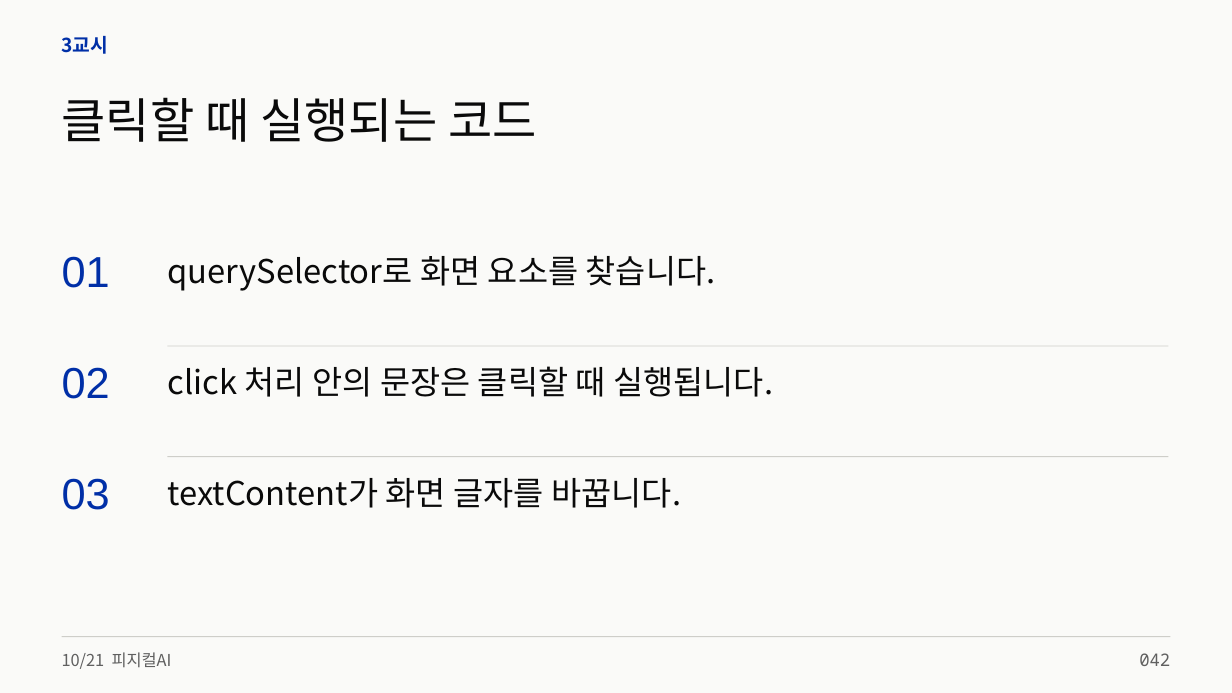
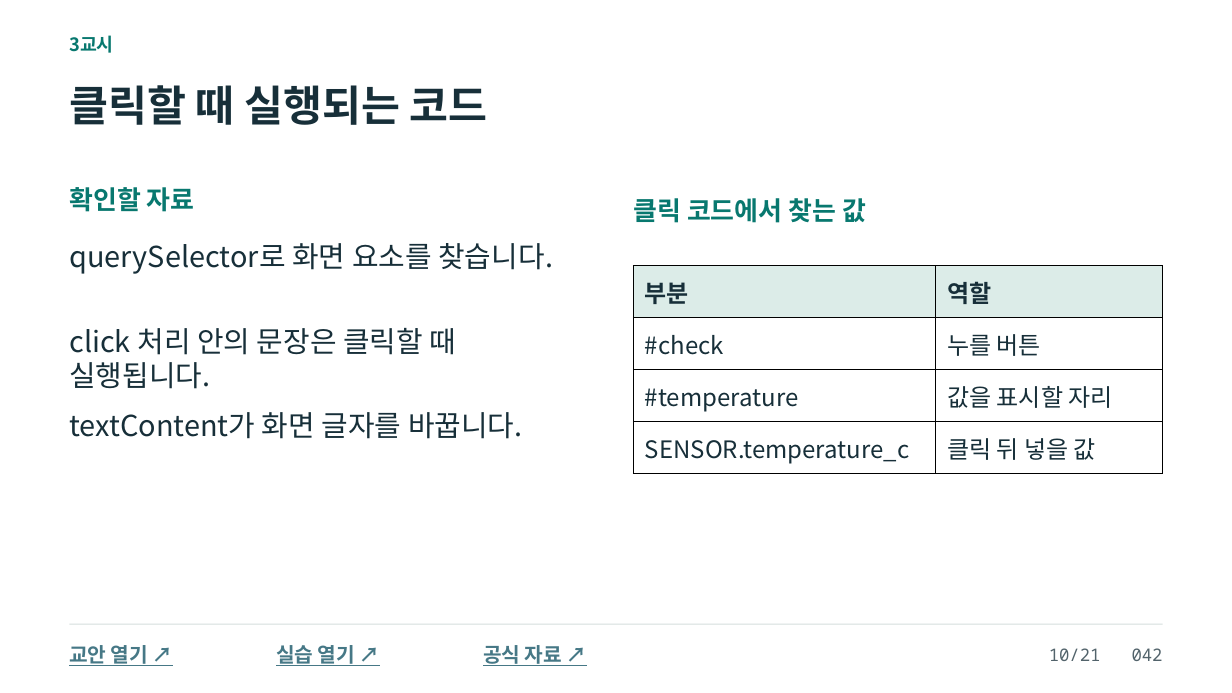
Before and after one commit to zeusk302-png/kdigital-physical-ai, a slide deck: slide 42 of downloads/2026-10-21/readable-slides.pptx. Drawn at 1232x693 pixels with LibreOffice and Linux fonts; fonts in the diff are those of the drawing. Boxes give left, top, right and bottom in pixels: in the first picture for what was removed or moved away, otherwise in the second. Text is boxed around its words. In the diff, an @@ line names an element or a change of style, - is before the commit and + after.

Commit message:
Redesign teaching decks using commercial examples and clickable resources

```diff
--- a/downloads/2026-10-21/readable-slides.pptx
+++ b/downloads/2026-10-21/readable-slides.pptx
@@ background #FAFAF8 to #FFFFFF @@
@@ text "3교시": place and size @@
-text "3교시" at <box>62,36,109,54</box>
+text "3교시" at <box>69,35,114,53</box>
@@ text "3교시" at <box>69,35,114,53</box>: size 15 to 14.2 pt, text colour #002FA7 to #08786F @@
@@ text "클릭할 때 실행되는 코드": place and size @@
-text "클릭할 때 실행되는 코드" at <box>62,97,537,142</box>
+text "클릭할 때 실행되는 코드" at <box>69,85,488,125</box>
@@ text "클릭할 때 실행되는 코드" at <box>69,85,488,125</box>: size 37.5 to 33 pt, text colour #0A0A0A to #172F39, bold on @@
@@ text added at <box>69,187,195,212</box>, 20.2 pt, text #08786F, bold @@
+확인할 자료
@@ text added at <box>633,198,866,223</box>, 20.2 pt, text #08786F, bold @@
+클릭 코드에서 찾는 값
@@ text "querySelector로 화면 요소를 찾습니다.": place and size @@
-text "querySelector로 화면 요소를 찾습니다." at <box>167,255,716,291</box>
+text "querySelector로 화면 요소를 찾습니다." at <box>69,243,553,274</box>
@@ text removed at <box>62,256,110,288</box> @@
-01
@@ table added at <box>633,266,1163,474</box>, 4 rows, 2 columns @@
+부분 | 역할
+#check | 누를 버튼
+#temperature | 값을 표시할 자리
+SENSOR.temperature_c | 클릭 뒤 넣을 값
@@ text "click 처리 안의 문장은 클릭할 ...": place and size @@
-text "click 처리 안의 문장은 클릭할 ..." at <box>167,366,773,397</box>
+text "click 처리 안의 문장은 클릭할 ..." at <box>69,328,456,389</box>
@@ rectangle removed at <box>167,346,1168,347</box> @@
@@ text removed at <box>62,367,110,399</box> @@
-02
@@ size 25.5 to 22.5 pt, text colour #0A0A0A to #172F39 in 3 elements at <box>69,243,553,274</box>, <box>69,328,456,389</box>, <box>69,412,523,439</box> @@
@@ text "textContent가 화면 글자를 바꿉니다.": place and size @@
-text "textContent가 화면 글자를 바꿉니다." at <box>167,478,681,508</box>
+text "textContent가 화면 글자를 바꿉니다." at <box>69,412,523,439</box>
@@ text removed at <box>62,478,110,510</box> @@
-03
@@ rectangle removed at <box>167,457,1168,457</box> @@
@@ rectangle: place and size @@
-rectangle at <box>62,637,1171,638</box>
+rectangle at <box>69,624,1163,625</box>
@@ rectangle at <box>69,624,1163,625</box>: fill #CECEC9 to #D5DEDD @@
@@ text removed at <box>62,652,172,669</box> @@
-10/21 피지컬AI
@@ text added at <box>69,645,148,666</box>, 15.8 pt, text #467886, bold, underline @@
+교안 열기 ↗
@@ text added at <box>276,645,355,666</box>, 15.8 pt, text #467886, bold, underline @@
+실습 열기 ↗
@@ text added at <box>483,645,562,666</box>, 15.8 pt, text #467886, bold, underline @@
+공식 자료 ↗
@@ text at <box>1049,648,1163,661</box>: text changed; text colour #606060 to #52636B @@
-042
+10/21 042
```
Also in this commit, not shown: 99 other slides changed, 9 slides added, 7 slides removed, 11 other files.
